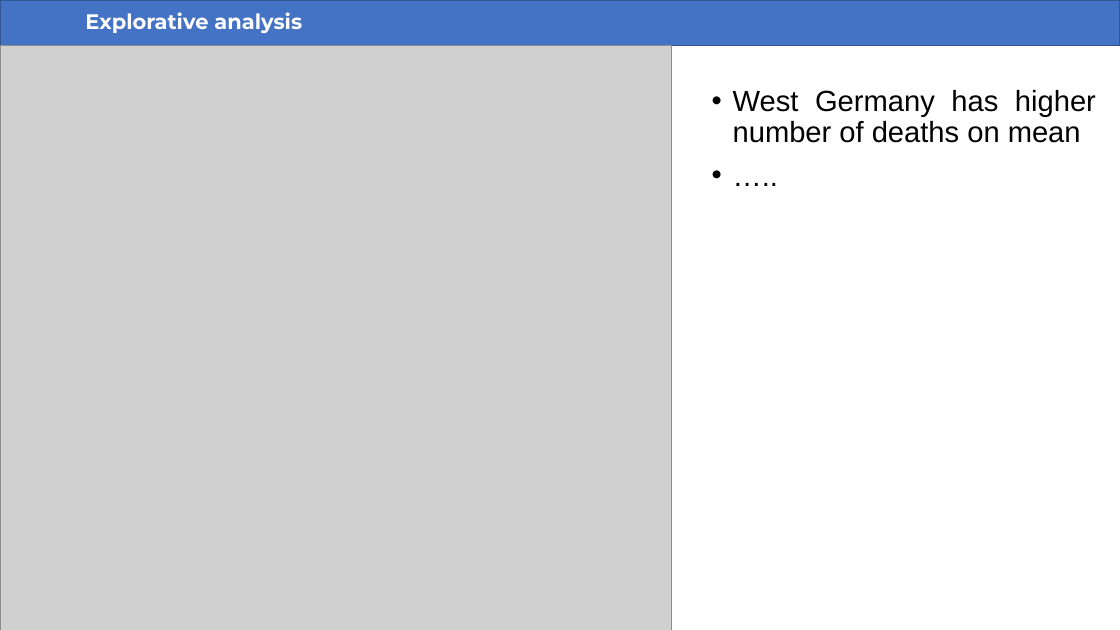
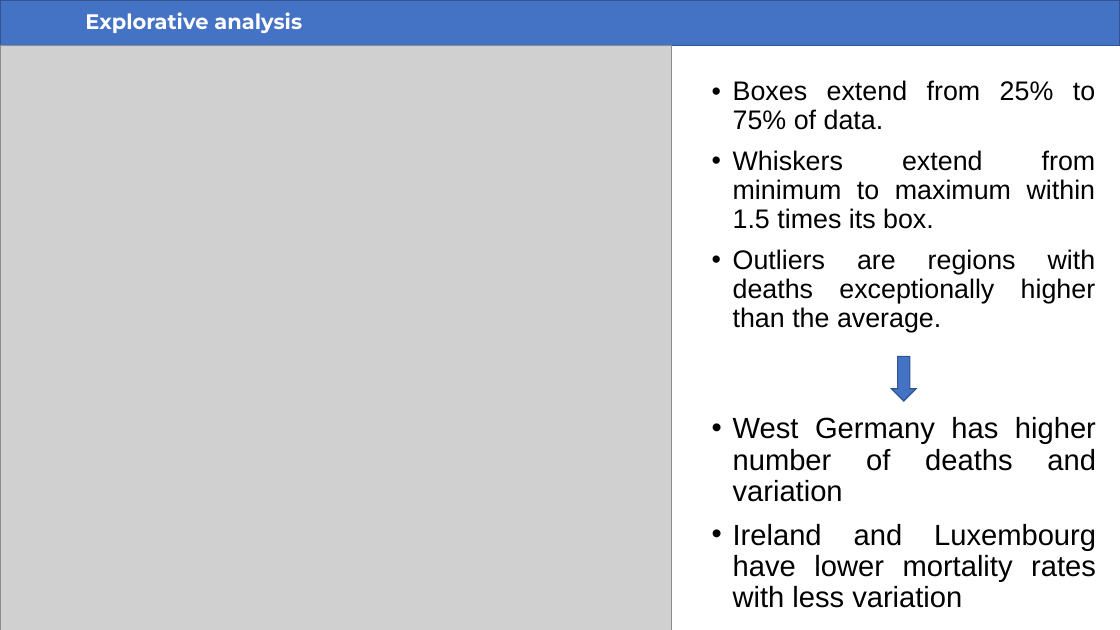
Before and after one commit to saraserafino/UVB-exposure-on-melanoma-mortality, a slide deck: slide 10 of UVB-exposure-on-melanoma-mortality.pptx (slide 11 before the commit). Drawn at 1120x630 pixels with LibreOffice and Linux fonts; fonts in the diff are those of the drawing; grey boxes stand for pictures. Boxes give left, top, right and bottom in pixels: in the first picture for what was removed or moved away, otherwise in the second. Text is boxed around its words. In the diff, an @@ line names an element or a change of style, - is before the commit and + after.

```diff
--- a/UVB-exposure-on-melanoma-mortality.pptx
+++ b/UVB-exposure-on-melanoma-mortality.pptx
@@ text at box(733, 80, 1096, 332): text changed; size 25 to 23 pt @@
-• West Germany has higher number of deaths on mean
-• …..
+• Boxes extend from 25% to 75% of data.
+• Whiskers extend from minimum to maximum within 1.5 times its box.
+• Outliers are regions with deaths exceptionally higher than the average.
@@ down arrow added at box(891, 356, 916, 401), fill #4472C4, outline #325491 1 pt @@
@@ text added at box(733, 417, 1096, 608), 25 pt, text #000000 @@
+• West Germany has higher number of deaths and variation
+• Ireland and Luxembourg have lower mortality rates with less variation
```
Also in this commit, not shown: 8 other slides changed, 11 slides added, 4 slides removed, 10 other files.
